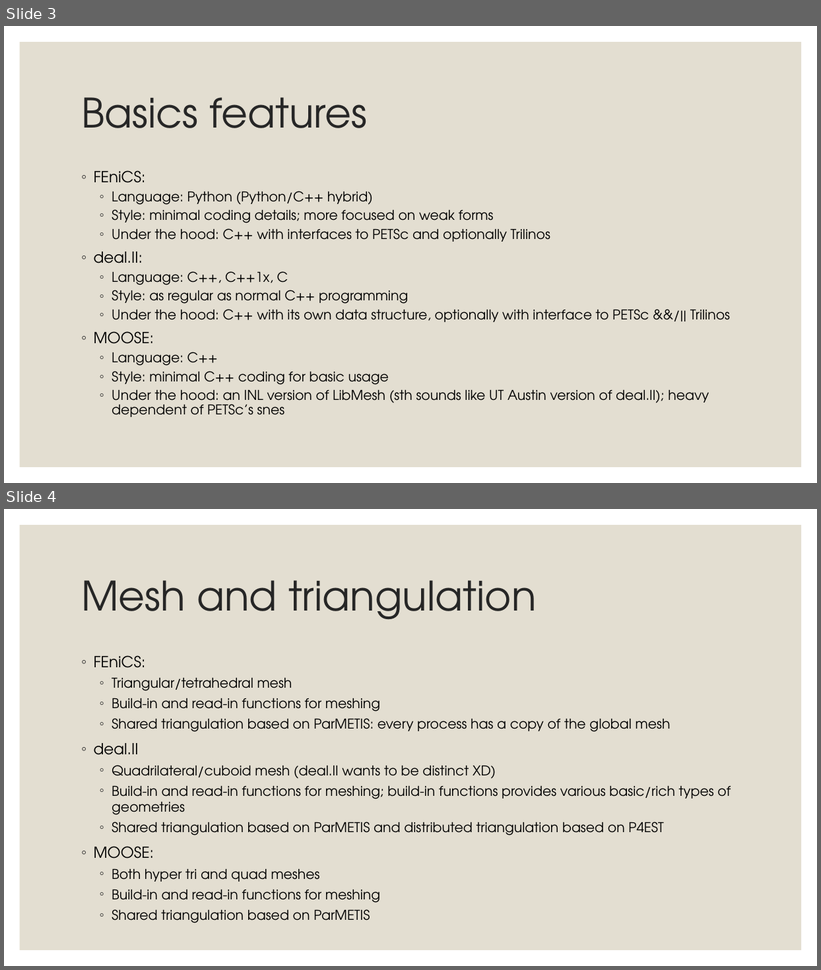
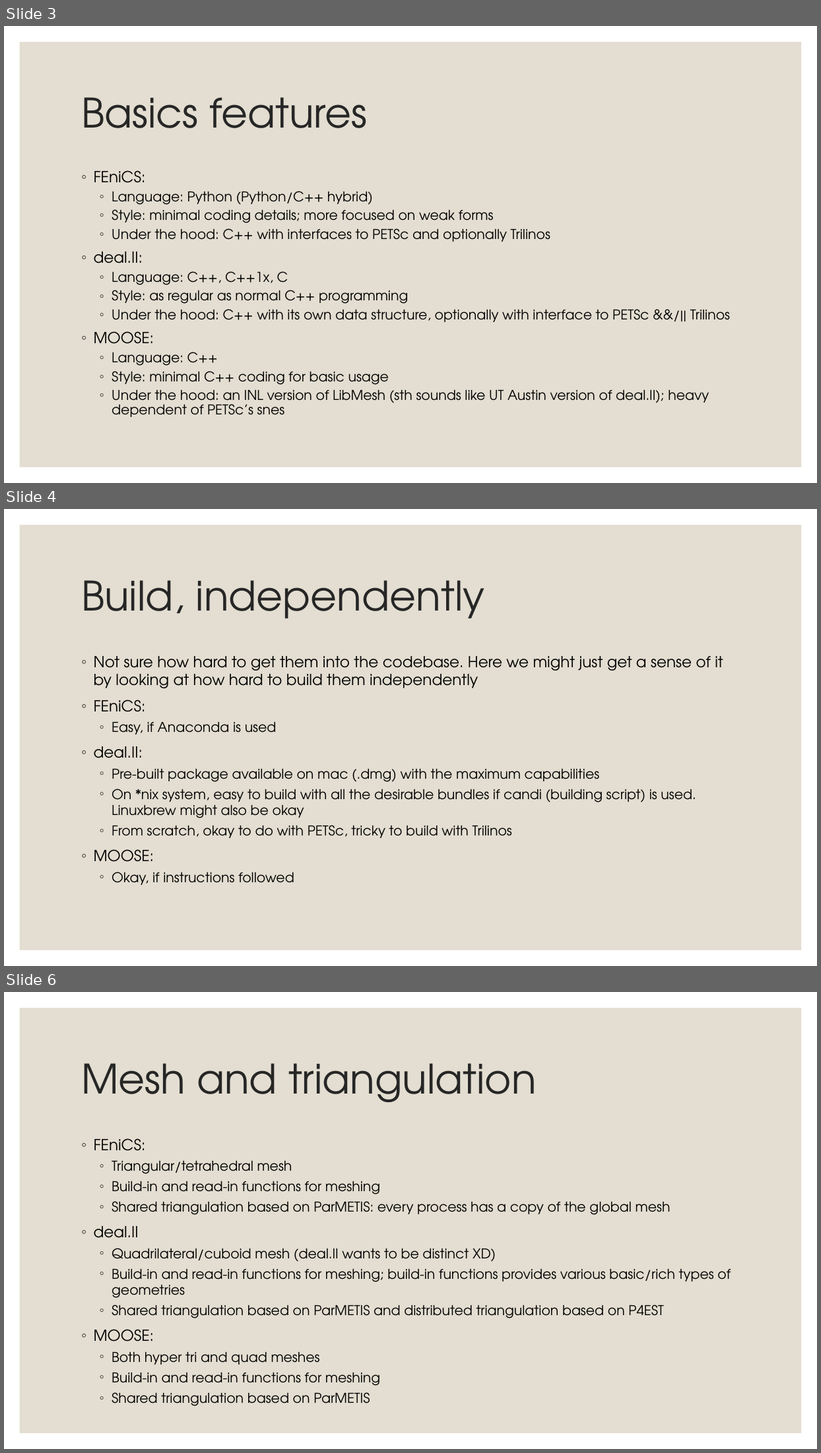
Before and after one commit to victor-dr-z/dealii-playground, a slide deck: docs/package-comparison.pptx. Shown one above the other, each under a label of ours: slides 3 and 4 before the commit, slides 3, 4 and 6 after it; the slides between them are not shown. The pictures are 821x970 and 821x1453 pixels, drawn with LibreOffice and Linux fonts; fonts in the diff are those of the drawing. Boxes give left, top, right and bottom in pixels: in the first picture for what was removed or moved away, otherwise in the second. Text is boxed around its words. In the diff, an @@ line names an element or a change of style, - is before the commit and + after.

```diff
--- a/docs/package-comparison.pptx
+++ b/docs/package-comparison.pptx
@@ slide 4 added at <box>4,509,817,966</box>, background #FFFFFF; not listed: 1 template element that a slide beside it also shows @@
@@ title added at <box>81,580,485,619</box>, 48 pt, text #262626 @@
+Build, independently
@@ text added at <box>94,656,723,885</box>, 16 pt, text #000000 @@
+◦ Not sure how hard to get them into the codebase. Here we might just get a sense of it by looking at how hard to build them independently
+◦ FEniCS:
+  ◦ Easy, if Anaconda is used
+◦ deal.II:
+  ◦ Pre-built package available on mac (.dmg) with the maximum capabilities
+  ◦ On *nix system, easy to build with all the desirable bundles if candi (building script) is used. Linuxbrew might also be okay
+  ◦ From scratch, okay to do with PETSc, tricky to build with Trilinos
+◦ MOOSE:
+  ◦ Okay, if instructions followed
@@ what was slide 4 is now slide 6 @@
```
Also in this commit, not shown: 3 slides changed, 3 other slides added, 3 other files.
